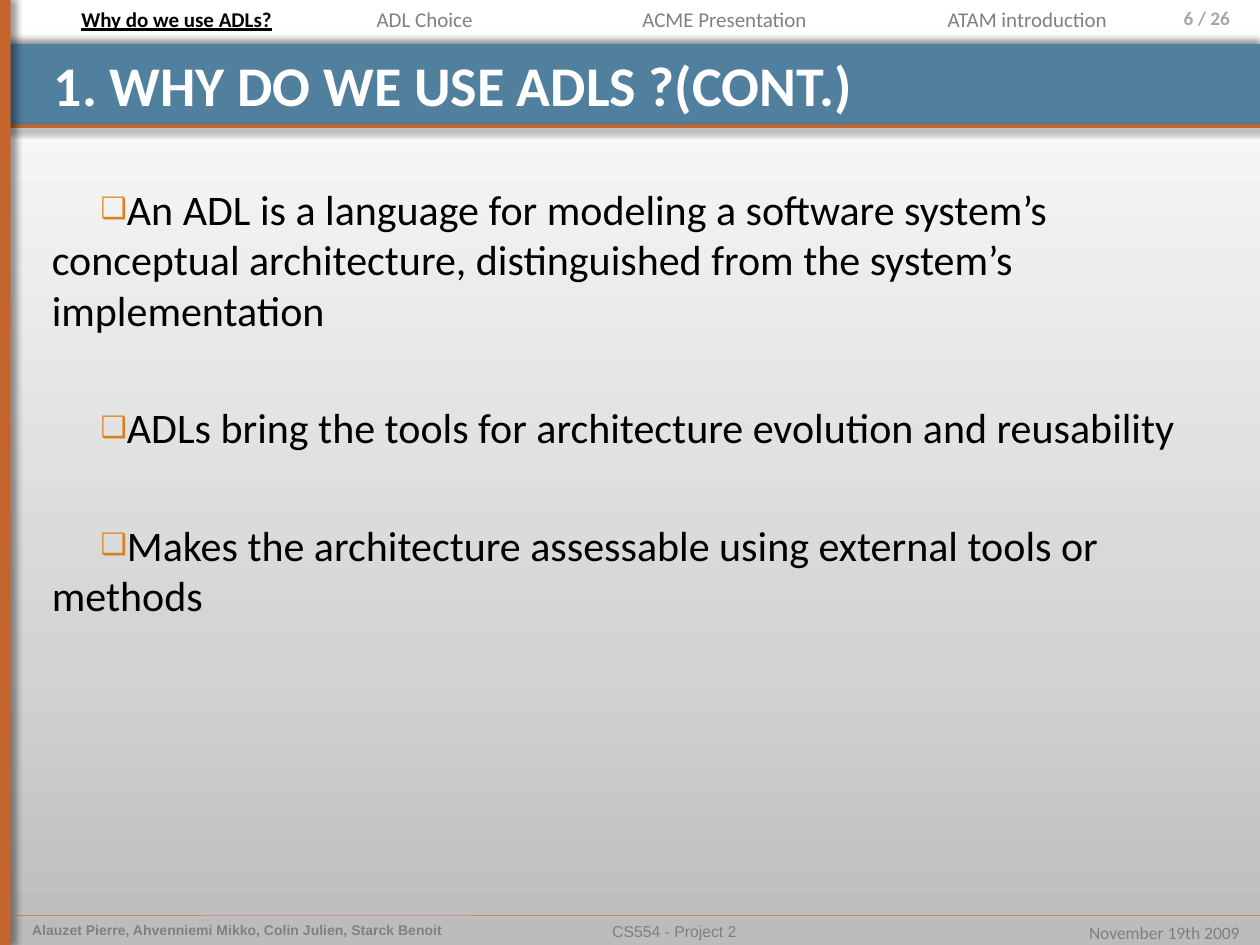
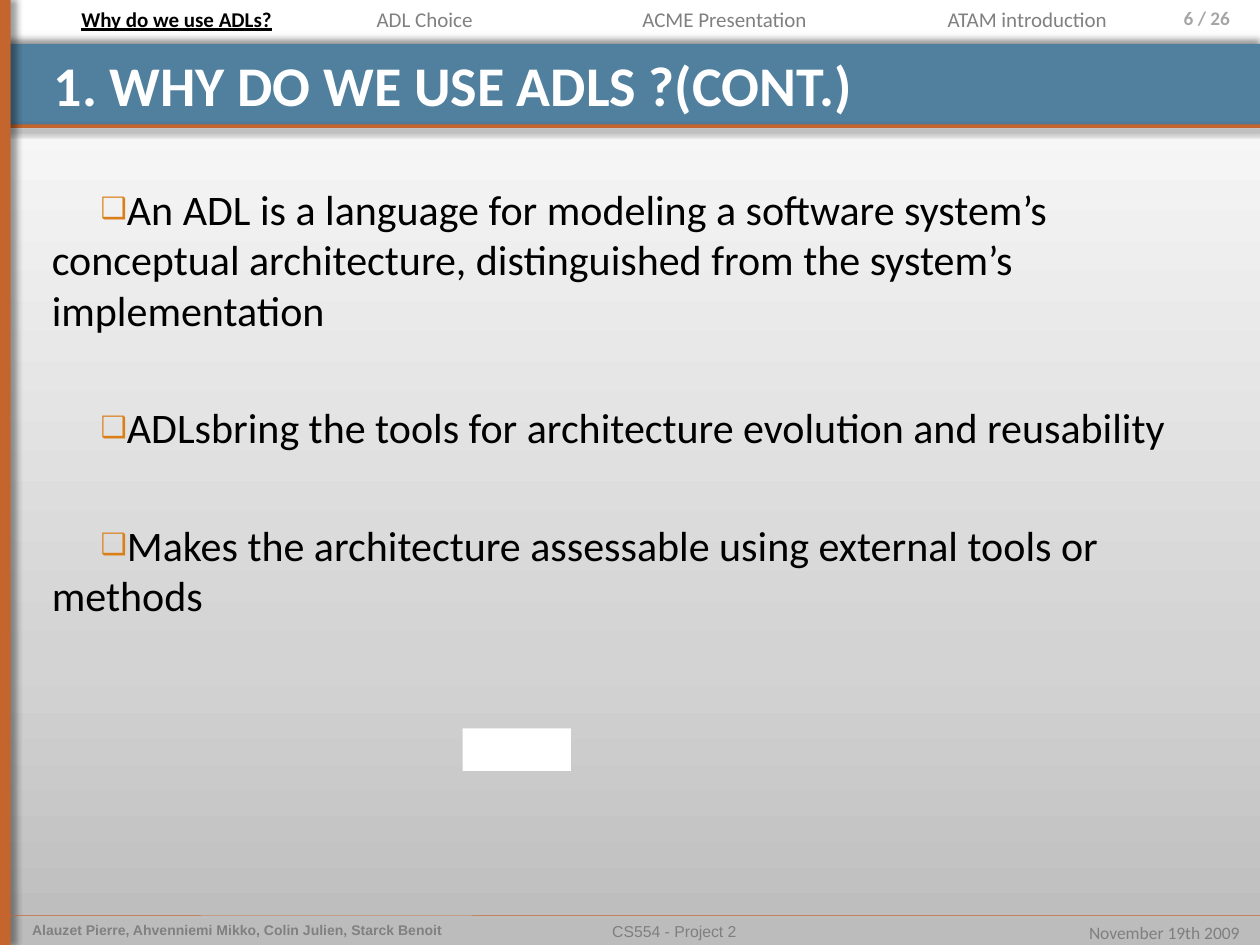
Before and after one commit to pierrealauzet/euroteam, a slide deck: slide 6 of Project 2/Part2/CS554_EuroTeam_Project2_OP5_mikko.pptx. Drawn at 1260x945 pixels with LibreOffice and Linux fonts; fonts in the diff are those of the drawing. Boxes give left, top, right and bottom in pixels: in the first picture for what was removed or moved away, otherwise in the second. Text is boxed around its words. In the diff, an @@ line names an element or a change of style, - is before the commit and + after.

```diff
--- a/Project 2/Part2/CS554_EuroTeam_Project2_OP5_mikko.pptx
+++ b/Project 2/Part2/CS554_EuroTeam_Project2_OP5_mikko.pptx
@@ text at [127,414,1165,451]: spaces changed @@
-❑ ADLs bring the tools for architecture evolution and reusability
+❑ ADLsbring the tools for architecture evolution and reusability
@@ rectangle added at [462,728,571,771], fill #FFFFFF @@
```
Also in this commit, not shown: 16 other slides changed, 1 other file.
